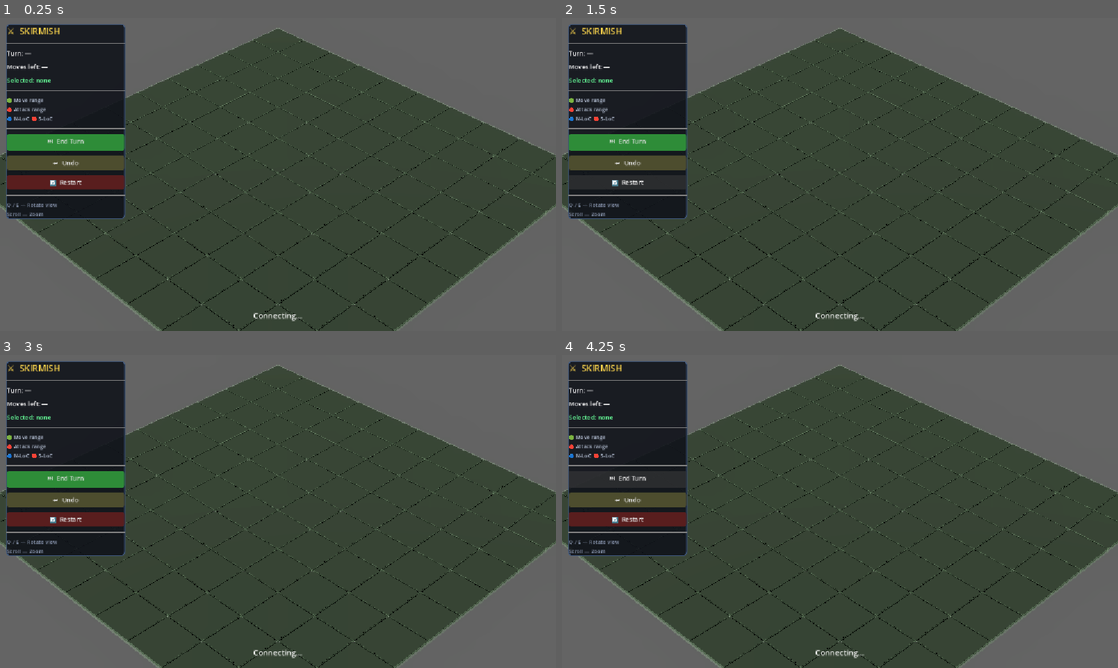
Above: before the commit, frames 1-4 (two rows, left to right).
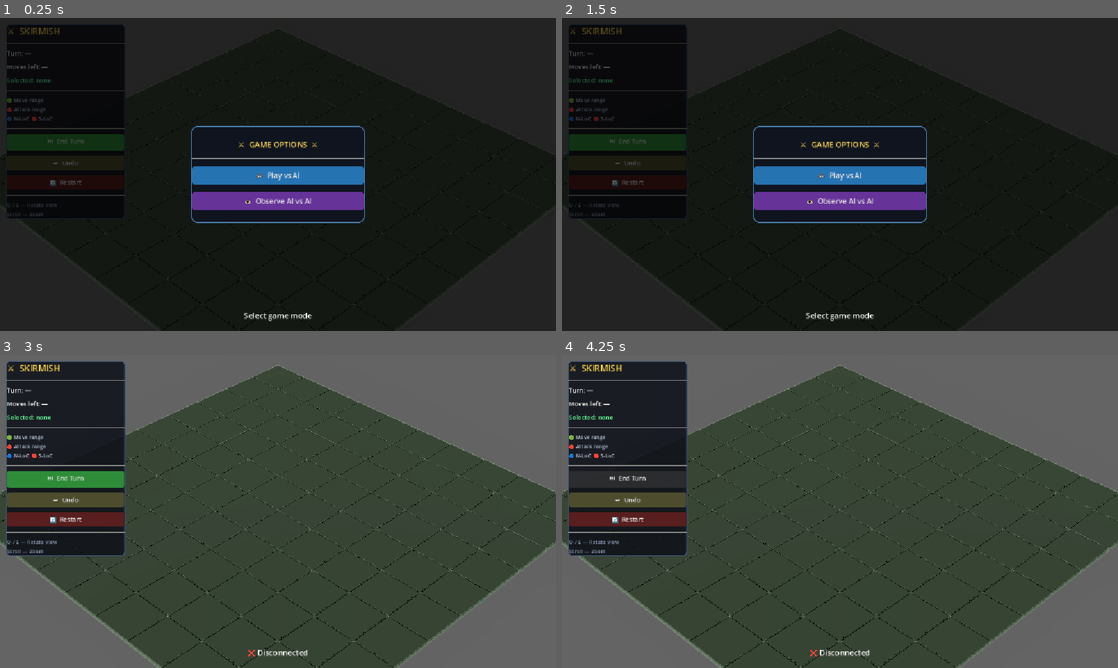
Above: after the commit, the same moments.

Repository: AastikTripathi/skirmish
Game: Godot game, scene res://game.tscn
The game is run twice, just before and just after one commit, with the same random seed, the same clock (stepped at 60 frames per second) and the same inputs.
Inputs (mouse positions are in pixels of both pictures, inside the frame that each line leads up to):
- Up to frame 1 (0.25 s): no input
- Up to frame 2 (1.5 s): click "🔄 Restart" at 0.5 s; click "🔄 Restart" at 1.25 s
- Up to frame 3 (3 s): click "🔄 Restart" at 2 s; click (278, 511) at 2.75 s, where only the run after the commit has a clickable "🎮 Play vs AI"
- Up to frame 4 (4.25 s): click "⏭ End Turn" at 3.5 s

The runs differ from the first frame. In frame 1, 90% of the frame differs, in the area x 0-100%, y 0-100%; in frame 2, 90%; in frame 3, 0.1%; in frame 4, 0.1%.

Commit message:
feat: implement WebSocket-based game client and SMT-powered backend engine for skirmish simulation

Diff:
--- a/godot_client/skirmish-client/Game.gd
+++ b/godot_client/skirmish-client/Game.gd
@@ -79,9 +79,7 @@
 	NetworkManager.room_id     = "skirmish_room"
 	NetworkManager.player_name = "GodotCommander"
 	NetworkManager.player_side = "North"
-	NetworkManager.vs_ai       = true
-	NetworkManager.connect_to_room()
-	status_lbl.text = "Connecting…"
+	_show_mode_selection_menu()
 
 	var env: Environment = $WorldEnvironment.environment
 	env.ambient_light_source = Environment.AMBIENT_SOURCE_BG
@@ -892,3 +890,80 @@
 		return current_faces.get("front", "C")
 
 	return fallback
+
+func _show_mode_selection_menu() -> void:
+	var overlay = Control.new()
+	overlay.set_anchors_preset(Control.PRESET_FULL_RECT)
+	hud.add_child(overlay)
+	status_lbl.text = "Select game mode"
+
+	# Dark translucent background
+	var bg = ColorRect.new()
+	bg.color = Color(0, 0, 0, 0.65)
+	bg.set_anchors_preset(Control.PRESET_FULL_RECT)
+	overlay.add_child(bg)
+
+	# Container card
+	var card = PanelContainer.new()
+	var cs   = StyleBoxFlat.new()
+	cs.bg_color           = Color(0.06, 0.08, 0.12, 0.98)
+	cs.border_color       = Color(0.3, 0.5, 0.7, 1.0)
+	cs.set_border_width_all(2)
+	cs.set_corner_radius_all(12)
+	card.add_theme_stylebox_override("panel", cs)
+	card.set_anchors_preset(Control.PRESET_CENTER)
+	card.set_offset(SIDE_LEFT,   -180)
+	card.set_offset(SIDE_TOP,    -100)
+	card.set_offset(SIDE_RIGHT,   180)
+	card.set_offset(SIDE_BOTTOM,  100)
+	overlay.add_child(card)
+
+	var vb = VBoxContainer.new()
+	vb.alignment = BoxContainer.ALIGNMENT_CENTER
+	vb.add_theme_constant_override("separation", 15)
+	card.add_child(vb)
+
+	var title = Label.new()
+	title.text = "⚔  GAME OPTIONS  ⚔"
+	title.add_theme_font_size_override("font_size", 16)
+	title.add_theme_color_override("font_color", Color(1.0, 0.85, 0.35))
+	title.horizontal_alignment = HORIZONTAL_ALIGNMENT_CENTER
+	vb.add_child(title)
+
+	vb.add_child(HSeparator.new())
+
+	# Button 1: Play vs AI
+	var btn_play = Button.new()
+	btn_play.text = "🎮  Play vs AI"
+	btn_play.add_theme_font_size_override("font_size", 15)
+	var s_play = StyleBoxFlat.new()
+	s_play.bg_color = Color(0.15, 0.45, 0.70)
+	s_play.set_corner_radius_all(6)
+	s_play.set_content_margin_all(8)
+	btn_play.add_theme_stylebox_override("normal", s_play)
+	btn_play.pressed.connect(func():
+		overlay.queue_free()
+		NetworkManager.vs_ai = true
+		NetworkManager.ai_vs_ai = false
+		status_lbl.text = "Connecting vs AI..."
+		NetworkManager.connect_to_room()
+	)
+	vb.add_child(btn_play)
+
+	# Button 2: AI vs AI Observer
+	var btn_obs = Button.new()
+	btn_obs.text = "👁️  Observe AI vs AI"
+	btn_obs.add_theme_font_size_override("font_size", 15)
+	var s_obs = StyleBoxFlat.new()
+	s_obs.bg_color = Color(0.40, 0.20, 0.60)
+	s_obs.set_corner_radius_all(6)
+	s_obs.set_content_margin_all(8)
+	btn_obs.add_theme_stylebox_override("normal", s_obs)
+	btn_obs.pressed.connect(func():
+		overlay.queue_free()
+		NetworkManager.vs_ai = false
+		NetworkManager.ai_vs_ai = true
+		status_lbl.text = "Connecting observer..."
+		NetworkManager.connect_to_room()
+	)
+	vb.add_child(btn_obs)
--- a/godot_client/skirmish-client/NetworkManager.gd
+++ b/godot_client/skirmish-client/NetworkManager.gd
@@ -17,8 +17,8 @@
 var room_id: String = "skirmish_room"
 var player_name: String = "GodotPlayer"
 var room_password: String = ""
-var vs_ai: bool = true
-var ai_vs_ai: bool = false
+var vs_ai: bool = false
+var ai_vs_ai: bool = true
 var player_side: String = "North"
 
 func _ready() -> void:
Not shown, changed: backend/ai.py
Not shown, changed: backend/engine.py
Not shown, changed: backend/server.py
Not shown, changed: backend/smt_oracle.py
